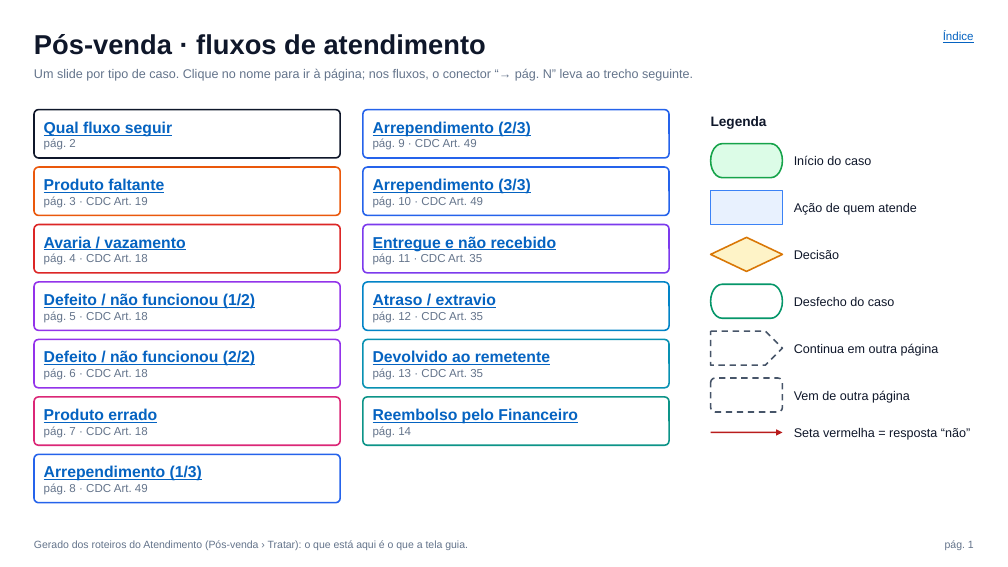
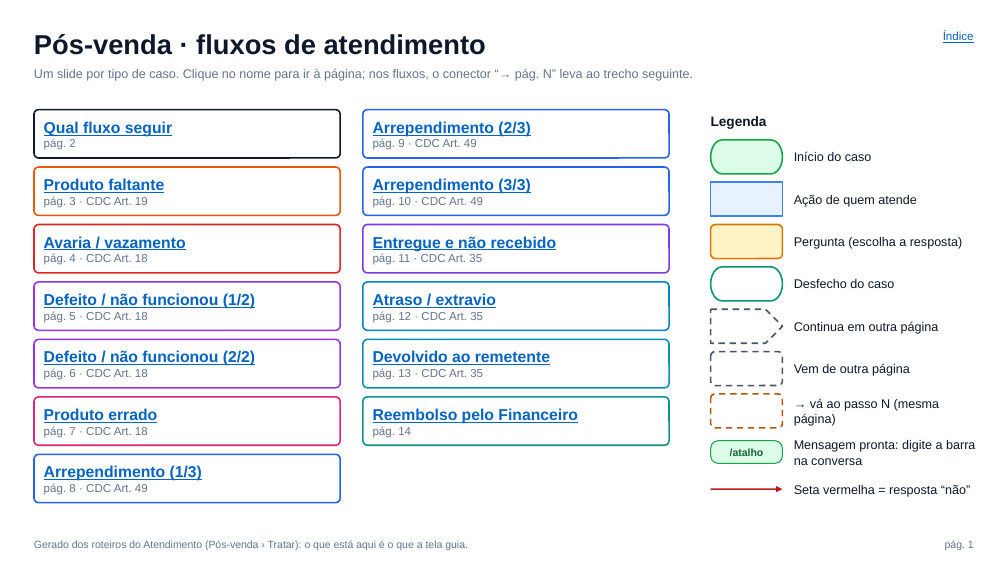
Before and after one commit to ticarbovapt/carbohub-gestao, a slide deck: slide 1 of apps/atendimento/public/fluxos-posvenda/fluxos-pos-venda.pptx. Drawn at 1008x567 pixels with LibreOffice and Linux fonts; fonts in the diff are those of the drawing. Boxes give left, top, right and bottom in pixels: in the first picture for what was removed or moved away, otherwise in the second. Text is boxed around its words. In the diff, an @@ line names an element or a change of style, - is before the commit and + after.

```diff
--- a/apps/atendimento/public/fluxos-posvenda/fluxos-pos-venda.pptx
+++ b/apps/atendimento/public/fluxos-posvenda/fluxos-pos-venda.pptx
@@ pill shape: place and size @@
-pill shape at bbox=[711, 144, 783, 178]
+pill shape at bbox=[711, 140, 783, 174]
@@ text "Início do caso": place and size @@
-text "Início do caso" at bbox=[794, 155, 872, 165]
+text "Início do caso" at bbox=[794, 152, 872, 161]
@@ 1 text, 1 rectangle, 1 rounded rectangle: place and size @@
-1 text, 1 rectangle, 1 rounded rectangle at bbox=[711, 191, 916, 271]
+1 text, 1 rectangle, 1 rounded rectangle at bbox=[711, 182, 916, 259]
@@ rounded rectangle at bbox=[711, 225, 783, 259]: diamond to rounded rectangle @@
@@ text at bbox=[794, 237, 962, 249]: text changed @@
-Decisão
+Pergunta (escolha a resposta)
@@ pill shape: place and size @@
-pill shape at bbox=[711, 284, 783, 318]
+pill shape at bbox=[711, 267, 783, 301]
@@ text "Desfecho do caso": place and size @@
-text "Desfecho do caso" at bbox=[794, 297, 895, 306]
+text "Desfecho do caso" at bbox=[794, 279, 895, 288]
@@ pentagon arrow: place and size @@
-pentagon arrow at bbox=[711, 331, 783, 365]
+pentagon arrow at bbox=[711, 309, 783, 343]
@@ text "Continua em outra página": place and size @@
-text "Continua em outra página" at bbox=[794, 343, 939, 356]
+text "Continua em outra página" at bbox=[794, 321, 939, 334]
@@ rounded rectangle: place and size @@
-rounded rectangle at bbox=[711, 378, 783, 412]
+rounded rectangle at bbox=[711, 352, 783, 386]
@@ text "Vem de outra página": place and size @@
-text "Vem de outra página" at bbox=[794, 390, 910, 403]
+text "Vem de outra página" at bbox=[794, 363, 910, 376]
@@ rounded rectangle added at bbox=[711, 394, 783, 428], fill #FFFFFF, outline #B45309 1.5 pt dashed @@
@@ text added at bbox=[794, 398, 939, 426], 12 pt, text #0F172A @@
+→ vá ao passo N (mesma página)
@@ rounded rectangle added at bbox=[711, 441, 783, 464], fill #DCFCE7, outline #16A34A 1 pt, 10 pt, text #166534, bold @@
+/atalho
@@ text added at bbox=[794, 440, 975, 465], 12 pt, text #0F172A @@
+Mensagem pronta: digite a barra na conversa
@@ text "Seta vermelha = resposta “não”": place and size @@
-text "Seta vermelha = resposta “não”" at bbox=[794, 428, 970, 440]
+text "Seta vermelha = resposta “não”" at bbox=[794, 485, 970, 497]
@@ arrow moved from (711, 433) - (783, 433) to (711, 489) - (783, 489) @@
```
Also in this commit, not shown: 13 other slides changed, 43 other files.
